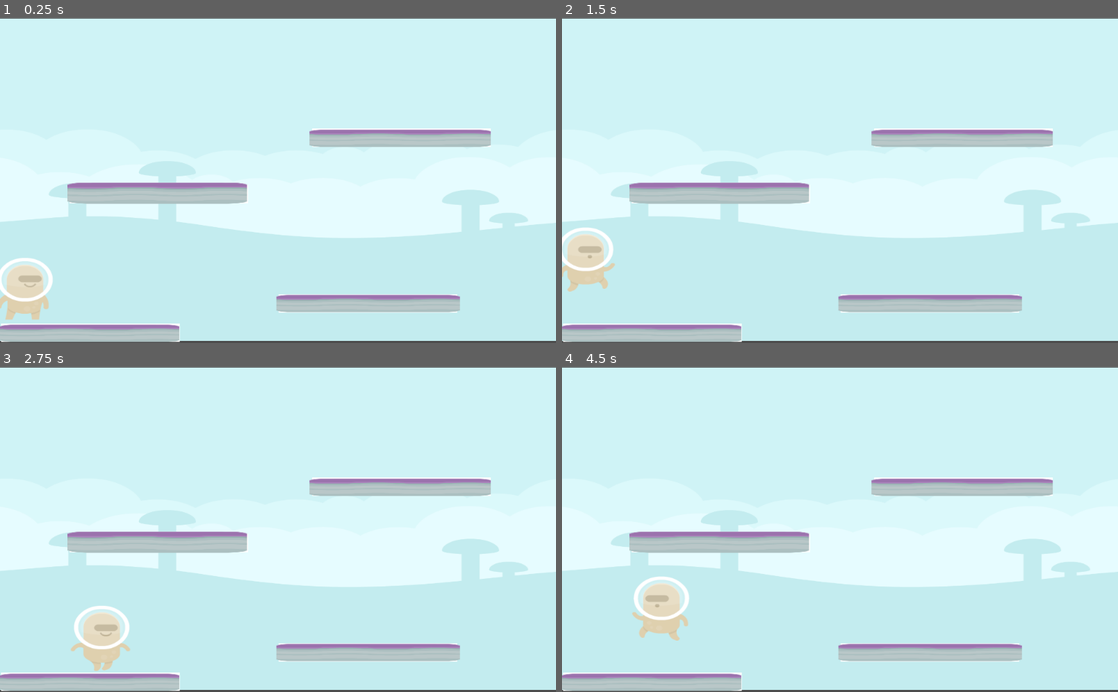
Above: before the commit, frames 1-4 (two rows, left to right).
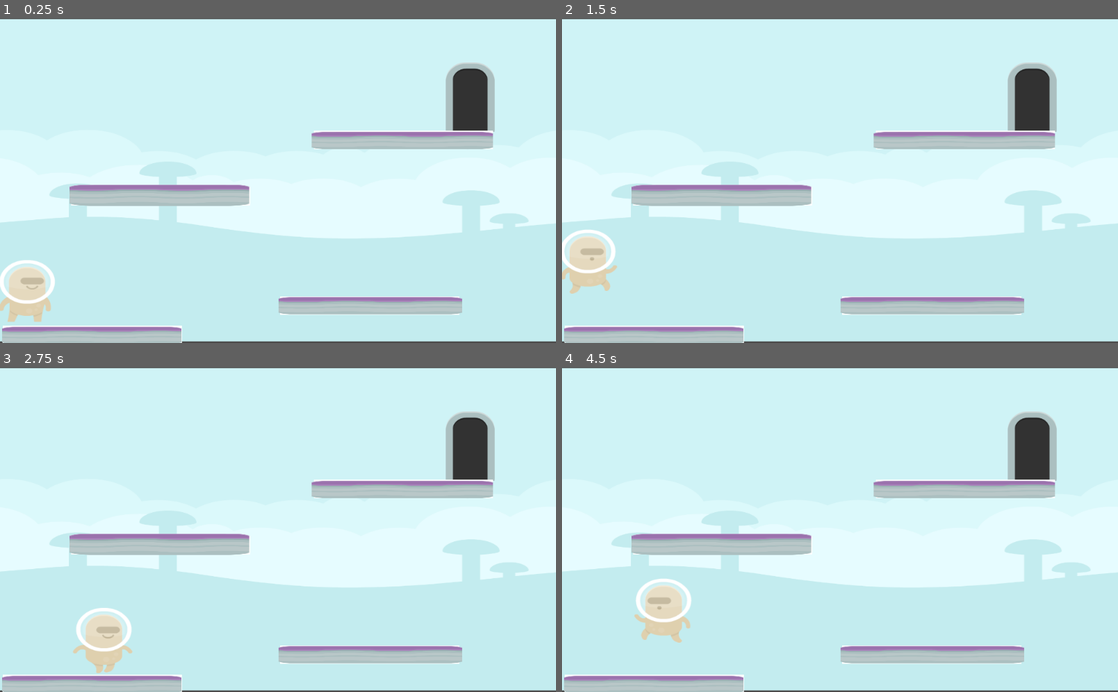
Above: after the commit, the same moments.

Repository: Mightydraco/The_begnining
Game: Godot game, scene res://Segon_joc.tscn
The game is run twice, just before and just after one commit, with the same random seed, the same clock (stepped at 60 frames per second) and the same inputs.
Inputs:
- Up to frame 1 (0.25 s): no input
- Up to frame 2 (1.5 s): hold S (mou_abaix) 0.53-1.28 s; tap Enter at 1.25 s; tap W (mou_adalt) at 1.35 s
- Up to frame 3 (2.75 s): hold D (mou_dreta) from 2.03 s (still down)
- Up to frame 4 (4.5 s): release D (mou_dreta) at 2.78 s; tap A (mou_esquerra) at 2.85 s; tap Space at 3.5 s; hold S (mou_abaix) 3.53-4.28 s; tap Enter at 4.25 s; tap W (mou_adalt) at 4.35 s

The runs differ from the first frame. In frame 1, 6.2% of the frame differs, in the area x 0-100%, y 0-100%; in frame 2, 6.3%; in frame 3, 6.3%; in frame 4, 6.3%.

Commit message:
Segona escena

Diff:
--- /dev/null
+++ b/DoorOpenMid.tscn
@@ -0,0 +1,23 @@
+[gd_scene load_steps=4 format=2]
+
+[ext_resource path="res://platformer-pack-redux-360-assets/PNG/Tiles/doorOpen_top.png" type="Texture" id=1]
+[ext_resource path="res://platformer-pack-redux-360-assets/PNG/Tiles/doorOpen_mid.png" type="Texture" id=2]
+
+[sub_resource type="CapsuleShape2D" id=1]
+radius = 41.8604
+height = 18.572
+
+[node name="Porta" type="Area2D"]
+
+[node name="DoorOpenMid" type="Sprite" parent="."]
+position = Vector2( 0, -6 )
+scale = Vector2( 0.699218, 0.640625 )
+texture = ExtResource( 2 )
+
+[node name="DoorOpenTop" type="Sprite" parent="DoorOpenMid"]
+position = Vector2( 0, -127 )
+texture = ExtResource( 1 )
+
+[node name="CollisionShape2D" type="CollisionShape2D" parent="."]
+position = Vector2( -1, -22 )
+shape = SubResource( 1 )
--- /dev/null
+++ b/Escena_2.tscn
@@ -0,0 +1,59 @@
+[gd_scene load_steps=7 format=2]
+
+[ext_resource path="res://platformer-pack-redux-360-assets/PNG/Backgrounds/blue_land.png" type="Texture" id=1]
+[ext_resource path="res://Terra.tscn" type="PackedScene" id=2]
+[ext_resource path="res://KinGod.tscn" type="PackedScene" id=3]
+[ext_resource path="res://platformer-pack-redux-360-assets/PNG/Items/flagBlue2.png" type="Texture" id=4]
+[ext_resource path="res://platformer-pack-redux-360-assets/PNG/Items/flagBlue1.png" type="Texture" id=5]
+
+[sub_resource type="SpriteFrames" id=1]
+animations = [ {
+"frames": [ ExtResource( 5 ) ],
+"loop": true,
+"name": "Flag1",
+"speed": 5.0
+}, {
+"frames": [ ExtResource( 4 ) ],
+"loop": true,
+"name": "Flag2",
+"speed": 5.0
+} ]
+
+[node name="Escena_2" type="Node2D"]
+
+[node name="BlueLand2" type="Sprite" parent="."]
+position = Vector2( 1941, 451.5 )
+scale = Vector2( 1.79492, 1.81934 )
+texture = ExtResource( 1 )
+
+[node name="BlueLand" type="Sprite" parent="."]
+position = Vector2( -26, 447 )
+scale = Vector2( 2.04883, 1.8125 )
+texture = ExtResource( 1 )
+
+[node name="Terra" parent="." instance=ExtResource( 2 )]
+position = Vector2( -822, -358 )
+
+[node name="Terra2" parent="." instance=ExtResource( 2 )]
+position = Vector2( -386, -227 )
+
+[node name="KinGod" parent="." instance=ExtResource( 3 )]
+position = Vector2( 42, 96 )
+
+[node name="Camera2D" type="Camera2D" parent="KinGod"]
+position = Vector2( -42, -96 )
+current = true
+
+[node name="Terra3" parent="." instance=ExtResource( 2 )]
+position = Vector2( 70, 0 )
+
+[node name="Terra4" parent="." instance=ExtResource( 2 )]
+position = Vector2( 464, -186 )
+
+[node name="Terra5" parent="." instance=ExtResource( 2 )]
+position = Vector2( 810, -407 )
+
+[node name="Flag" type="AnimatedSprite" parent="."]
+position = Vector2( 1863, 90 )
+frames = SubResource( 1 )
+animation = "Flag2"
--- a/KinGod.gd
+++ b/KinGod.gd
@@ -48,3 +48,7 @@
 
 	if abs(velocitat.x) < 0.1:
 		animacio.play("stand")
+
+
+func _on_DoorOpenMid_body_entered(body):
+	get_tree().change_scene("res://Escena_2.tscn")
--- a/KinGod.tscn
+++ b/KinGod.tscn
@@ -13,14 +13,14 @@
 "name": "stand",
 "speed": 5.0
 }, {
+"frames": [ ExtResource( 4 ) ],
+"loop": true,
+"name": "jump",
+"speed": 5.0
+}, {
 "frames": [ ExtResource( 2 ), ExtResource( 3 ) ],
 "loop": true,
 "name": "walk",
-"speed": 5.0
-}, {
-"frames": [ ExtResource( 4 ) ],
-"loop": true,
-"name": "jump",
 "speed": 5.0
 } ]
 
--- a/Segon_joc.tscn
+++ b/Segon_joc.tscn
@@ -1,16 +1,21 @@
-[gd_scene load_steps=5 format=2]
+[gd_scene load_steps=6 format=2]
 
 [ext_resource path="res://KinGod.tscn" type="PackedScene" id=1]
 [ext_resource path="res://Terra.tscn" type="PackedScene" id=2]
 [ext_resource path="res://platformer-pack-redux-360-assets/PNG/Ground/Planet/planet.png" type="Texture" id=3]
 [ext_resource path="res://platformer-pack-redux-360-assets/PNG/Backgrounds/blue_shroom.png" type="Texture" id=4]
+[ext_resource path="res://DoorOpenMid.tscn" type="PackedScene" id=5]
 
 [node name="Node2D" type="Node2D"]
+position = Vector2( 4, 4 )
 
 [node name="BlueShroom" type="Sprite" parent="."]
-position = Vector2( 512, 298 )
+position = Vector2( 509, 295 )
 scale = Vector2( 1.00781, 0.581055 )
 texture = ExtResource( 4 )
+
+[node name="DoorOpenMid" parent="." instance=ExtResource( 5 )]
+position = Vector2( 862, 171 )
 
 [node name="Terra" parent="." instance=ExtResource( 2 )]
 position = Vector2( -694, 2 )
@@ -46,3 +51,5 @@
 position = Vector2( 165.125, 582 )
 scale = Vector2( 2.58008, 0.253906 )
 texture = ExtResource( 3 )
+
+[connection signal="body_entered" from="DoorOpenMid" to="KinGod" method="_on_DoorOpenMid_body_entered"]
--- a/Terra.tscn
+++ b/Terra.tscn
@@ -6,12 +6,11 @@
 [node name="Terra" type="StaticBody2D"]
 
 [node name="ColorRect" type="ColorRect" parent="."]
-margin_left = 696.0
+margin_left = 695.0
 margin_top = 562.0
 margin_right = 1025.0
 margin_bottom = 596.0
 
 [node name="Terra2" type="CollisionShape2D" parent="."]
-visible = false
 position = Vector2( 859.875, 579 )
 shape = SubResource( 1 )
